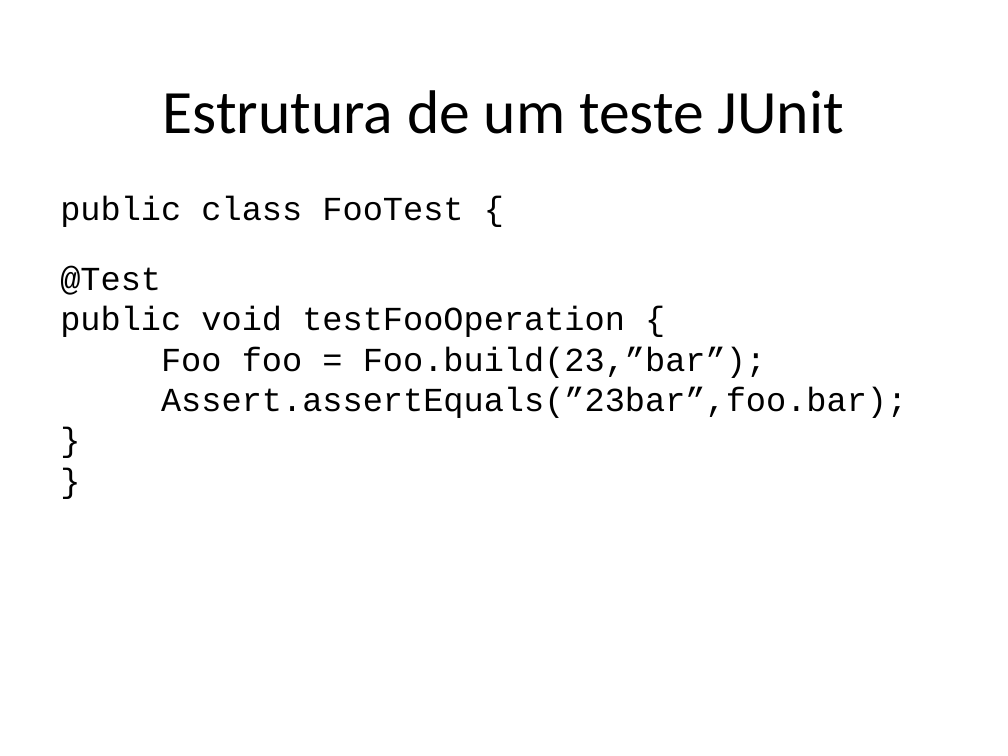
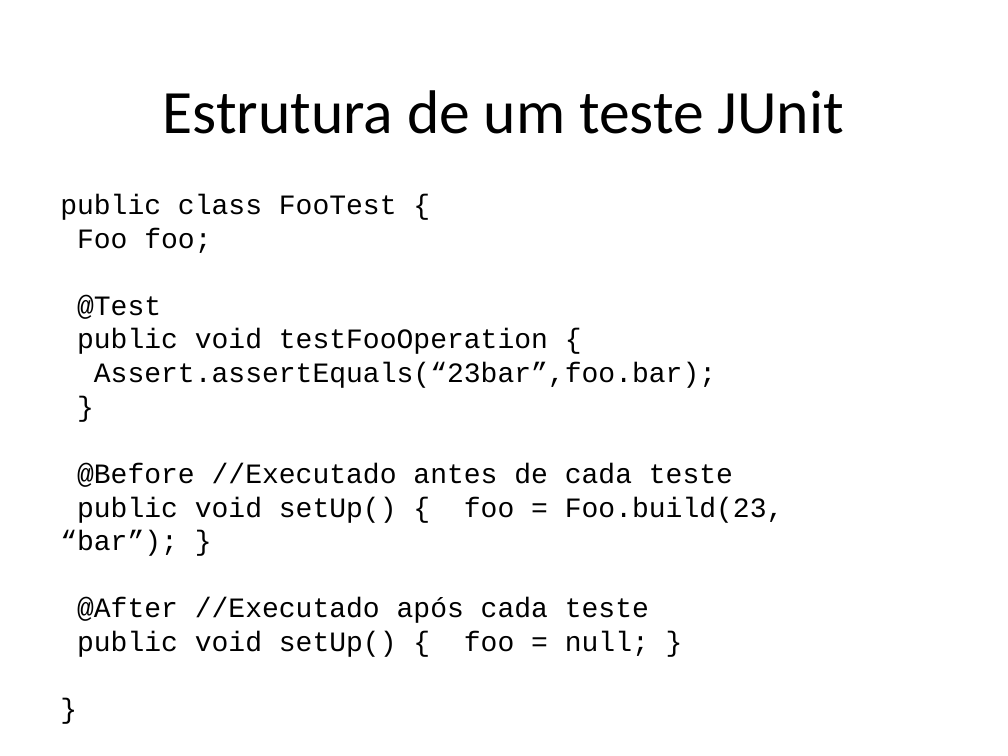
Before and after one commit to STAR-RG/testing-cin, a slide deck: slide 41 of slides.pptx (slide 40 before the commit). Drawn at 1008x756 pixels with LibreOffice and Linux fonts; fonts in the diff are those of the drawing. Boxes give left, top, right and bottom in pixels: in the first picture for what was removed or moved away, otherwise in the second. Text is boxed around its words. In the diff, an @@ line names an element or a change of style, - is before the commit and + after.

Commit message:
Add files via upload
minor changes after class

```diff
--- a/slides.pptx
+++ b/slides.pptx
@@ text at bbox=[60, 194, 548, 354]: size 24 to 20 pt in "public class FooTest {", "@Test", "public void testFooOperation {", "}" and 1 more places @@
@@ text at bbox=[77, 228, 211, 253]: paragraph added @@
+Foo foo;
@@ text at bbox=[94, 362, 716, 388]: text changed; size 24 to 20 pt @@
-Foo foo = Foo.build(23,”bar”);
-Assert.assertEquals(”23bar”,foo.bar);
+Assert.assertEquals(“23bar”,foo.bar);
@@ text at bbox=[60, 463, 784, 657]: paragraphs added @@
+@Before //Executado antes de cada teste
+public void setUp() { foo = Foo.build(23, “bar”); }
+@After //Executado após cada teste
+public void setUp() { foo = null; }
```
Also in this commit, not shown: 8 other slides changed, 3 slides added, 4 slides removed.
